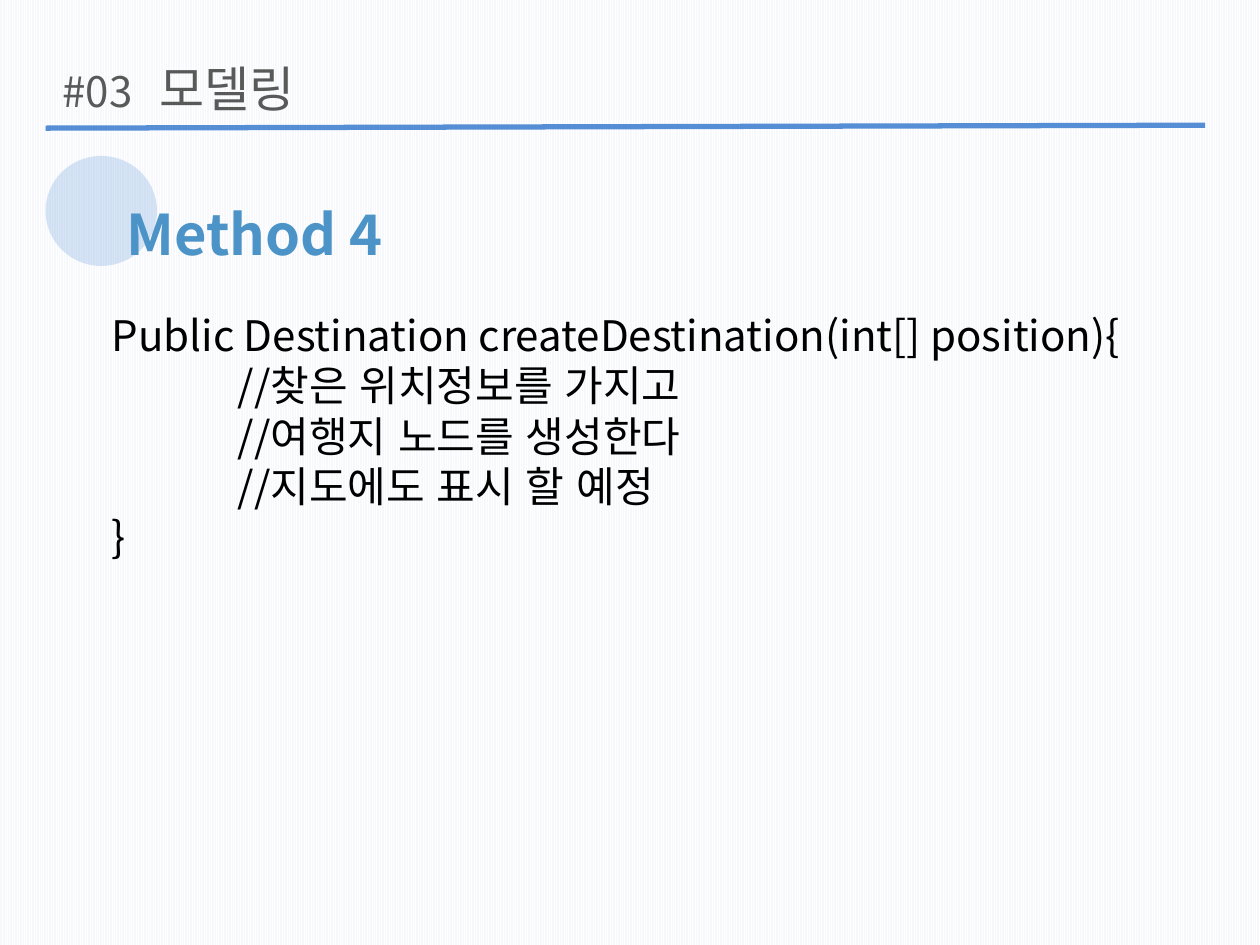
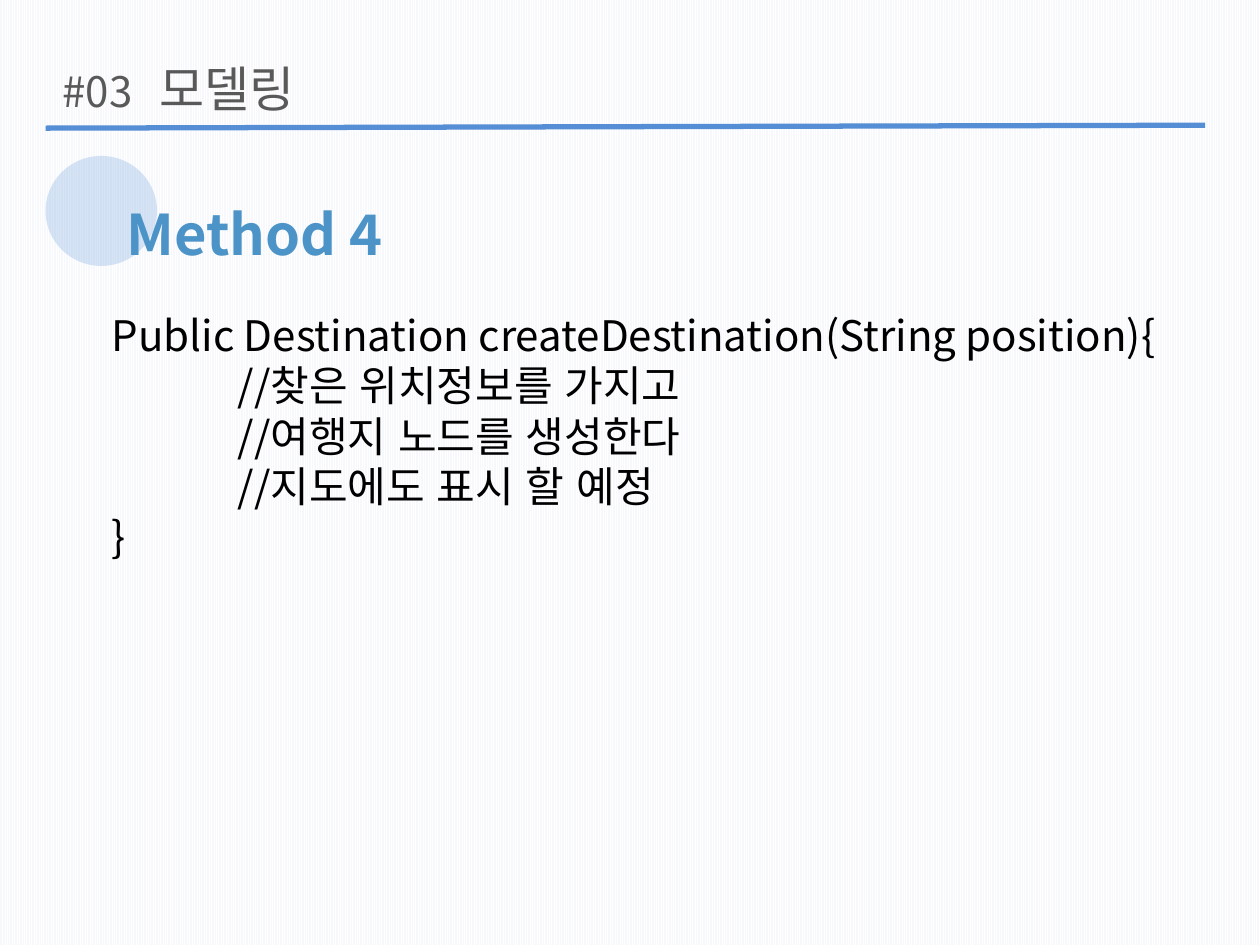
Before and after one commit to wlgh325/DS, a slide deck: slide 17 of 자구발표2.pptx. Drawn at 1260x945 pixels with LibreOffice and Linux fonts; fonts in the diff are those of the drawing. Boxes give left, top, right and bottom in pixels: in the first picture for what was removed or moved away, otherwise in the second. Text is boxed around its words. In the diff, an @@ line names an element or a change of style, - is before the commit and + after.

```diff
--- a/자구발표2.pptx
+++ b/자구발표2.pptx
@@ text at (112, 316, 1156, 361): text changed @@
-Public Destination createDestination(int[] position){
+Public Destination createDestination(String position){
```
Also in this commit, not shown: 10 other slides changed, 3 slides added.
